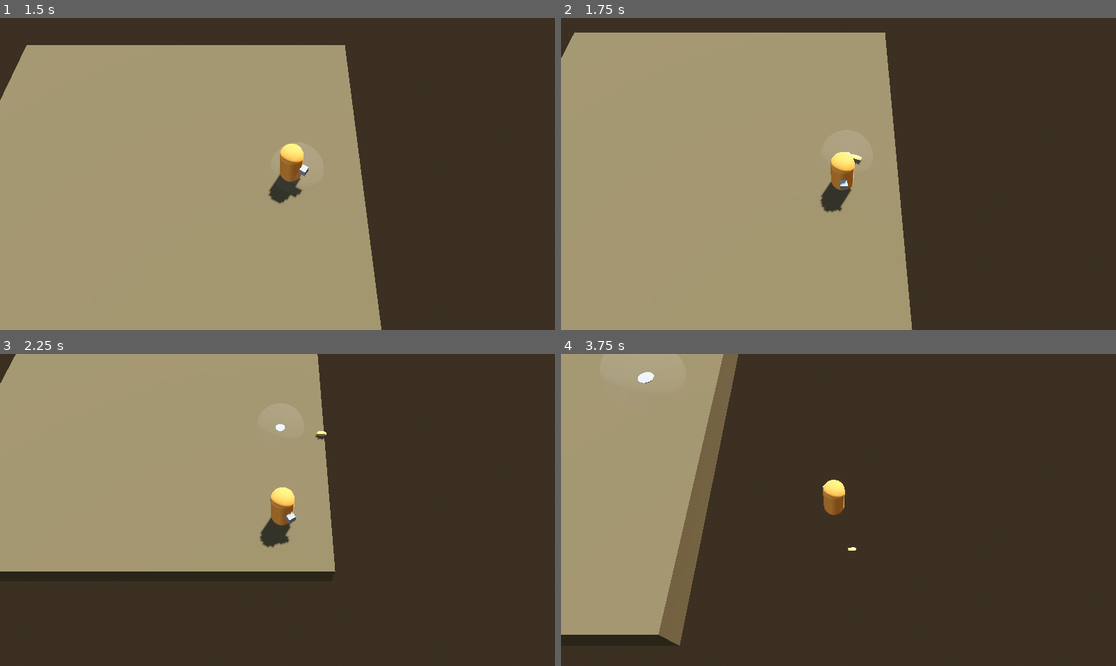
Above: before the commit, frames 1-4 (two rows, left to right).
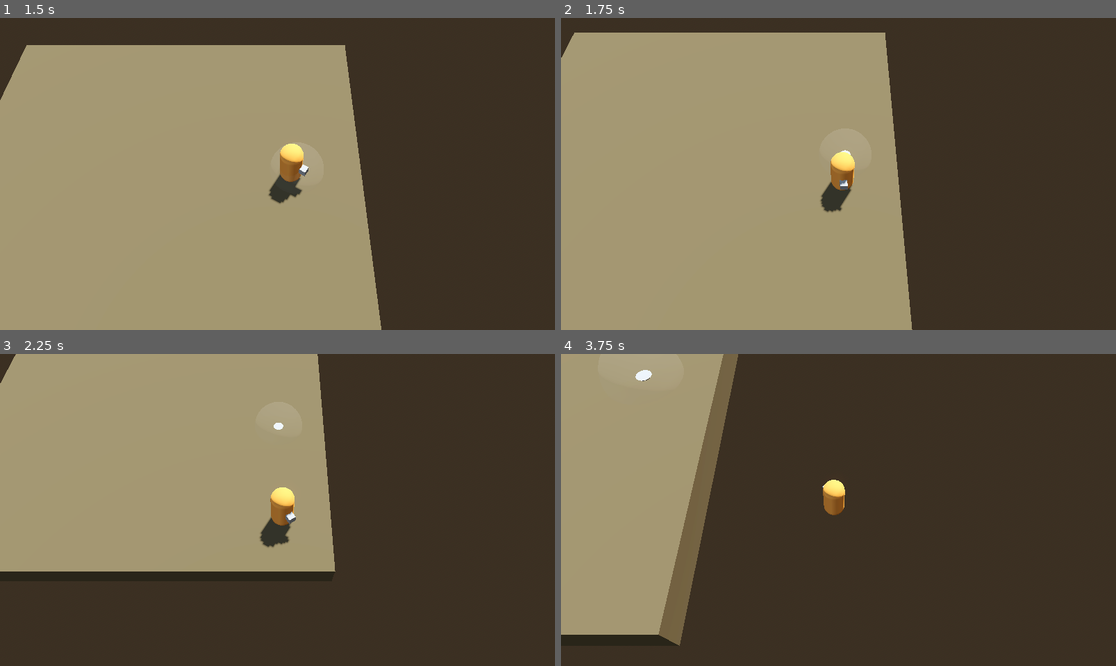
Above: after the commit, the same moments.

Repository: CFL-Helios/murphys-kitchen
Game: Godot game, scene res://levels/player_test.tscn
The game is run twice, just before and just after one commit, with the same random seed, the same clock (stepped at 60 frames per second) and the same inputs.
Inputs (mouse positions are in pixels of both pictures, inside the frame that each line leads up to):
- Up to frame 1 (1.5 s): tap Enter (ui_accept) at 0.5, 0.77 s; move the mouse to (399, 158) at 0.52 s; hold Right (move_right) 0.53-1.28 s; hold E (interact) 0.53-1.28 s; click (399, 158) at 0.67 s; move the mouse to (166, 189) at 1.27 s; hold Down (move_down) from 1.28 s (still down); tap Shift (sprint) at 1.35 s
- Up to frame 2 (1.75 s): keep holding Down (move_down); tap Enter (ui_accept) at 1.52 s
- Up to frame 3 (2.25 s): move the mouse to (333, 441) at 2.02 s; release Down (move_down) at 2.03 s; hold Right (move_right) from 2.03 s (still down); hold F from 2.03 s (still down)
- Up to frame 4 (3.75 s): move the mouse to (810, 572) at 2.77 s; release Right (move_right) at 2.78 s; release F at 2.78 s; hold W (move_up) 2.78-3.53 s; tap Q at 2.85 s; click (810, 572) at 2.92 s; tap Enter (ui_accept) at 3.02 s; move the mouse to (1005, 556) at 3.52 s; hold A (move_left) from 3.53 s (still down); tap Space at 3.6 s

Frame 1 is identical in both runs. In frame 2, less than 0.1% of the frame differs, in the area x 50-55%, y 42-47%; in frame 3, less than 0.1%; in frame 4, less than 0.1%, in the area x 13-54%, y 5-64%.

Commit message:
can pickup and kill cheese

Diff:
--- a/entities/pickup/FoodItem.tscn
+++ b/entities/pickup/food_item.tscn
@@ -1,4 +1,6 @@
-[gd_scene load_steps=4 format=3 uid="uid://ca3afvivsj2h0"]
+[gd_scene load_steps=5 format=3 uid="uid://ca3afvivsj2h0"]
+
+[ext_resource type="Script" uid="uid://cbik34dno3xba" path="res://scripts/food_item.gd" id="1_n3y6a"]
 
 [sub_resource type="StandardMaterial3D" id="StandardMaterial3D_rm78n"]
 albedo_color = Color(0.94, 0.76516, 0.3572, 1)
@@ -13,11 +15,14 @@
 height = 0.2
 radius = 0.1
 
-[node name="Food" type="Node3D"]
+[node name="Food" type="Node3D" groups=["Food Safe"]]
 
 [node name="FoodItem" type="RigidBody3D" parent="."]
 collision_layer = 4
 collision_mask = 7
+contact_monitor = true
+max_contacts_reported = 1
+script = ExtResource("1_n3y6a")
 
 [node name="FoodMesh" type="MeshInstance3D" parent="FoodItem"]
 mesh = SubResource("CylinderMesh_rm78n")
@@ -25,3 +30,5 @@
 
 [node name="FoodCollision" type="CollisionShape3D" parent="FoodItem"]
 shape = SubResource("CylinderShape3D_d2cix")
+
+[connection signal="body_entered" from="FoodItem" to="FoodItem" method="_on_body_entered"]
--- a/entities/pickup/pickup.tscn
+++ b/entities/pickup/pickup.tscn
@@ -1,7 +1,7 @@
 [gd_scene load_steps=5 format=3 uid="uid://dg30bh718u76n"]
 
 [ext_resource type="PackedScene" uid="uid://2aaoh2fber7h" path="res://entities/pickup/interaction_area.tscn" id="1_w2yne"]
-[ext_resource type="PackedScene" uid="uid://ca3afvivsj2h0" path="res://entities/pickup/FoodItem.tscn" id="2_w7cft"]
+[ext_resource type="PackedScene" uid="uid://ca3afvivsj2h0" path="res://entities/pickup/food_item.tscn" id="2_w7cft"]
 
 [sub_resource type="CylinderShape3D" id="CylinderShape3D_w2yne"]
 height = 0.05
@@ -15,7 +15,7 @@
 [node name="Pickup" type="Node3D"]
 metadata/_edit_group_ = true
 
-[node name="Plate" type="RigidBody3D" parent="."]
+[node name="Plate" type="RigidBody3D" parent="." groups=["Food Safe"]]
 collision_layer = 4
 collision_mask = 7
 axis_lock_angular_x = true
@@ -30,8 +30,10 @@
 gi_mode = 2
 mesh = SubResource("CylinderMesh_w7cft")
 
-[node name="InteractionArea2" parent="Plate" instance=ExtResource("1_w2yne")]
+[node name="InteractionArea" parent="Plate" node_paths=PackedStringArray("dish", "food") instance=ExtResource("1_w2yne")]
 is_pickup = true
+dish = NodePath("..")
+food = NodePath("../../Food")
 
 [node name="Food" parent="." instance=ExtResource("2_w7cft")]
 transform = Transform3D(1, 0, 0, 0, 1, 0, 0, 0, 1, 0, 0.101141, 0)
--- a/project.godot
+++ b/project.godot
@@ -27,6 +27,7 @@
 [global_group]
 
 Player=""
+"Food Safe"=""
 
 [input]
 
--- /dev/null
+++ b/scripts/food_item.gd
@@ -0,0 +1,7 @@
+extends RigidBody3D
+
+
+func _on_body_entered(body: Node) -> void:
+	print(body.name)
+	if body.is_in_group("Food Safe"): return
+	queue_free()
--- a/scripts/interaction_area.gd
+++ b/scripts/interaction_area.gd
@@ -2,7 +2,9 @@
 
 @export var action_name: String = "interact"
 @export var is_pickup: bool
-@export var pickup: RigidBody3D
+
+@export var dish: RigidBody3D
+@export var food : Node3D
 
 func _on_body_entered(body: Node3D) -> void:
 	if body.is_in_group("Player"):
--- a/scripts/interaction_manager.gd
+++ b/scripts/interaction_manager.gd
@@ -10,12 +10,10 @@
 var holding_object : bool = false
 
 func reg_area(area: InteractionArea):
-	print("add:" + area.name)
 	if area.is_pickup: active_pickups.push_back(area)
 	else: active_placements.push_back(area)
 
 func unreg_area(area: InteractionArea):
-	print("remove:" + area.name)
 	if area.is_pickup: active_pickups.erase(area)
 	else: active_placements.erase(area)
 
@@ -43,7 +41,6 @@
 		return
 
 	if holding_object:
-		print("dropping")
 		if active_placements.is_empty(): player.drop_pickup()
 		else: player.place_pickup(closest_placement.global_position)
 
@@ -51,8 +48,7 @@
 		closest_pickup = _get_closest(active_pickups)
 
 	elif not active_pickups.is_empty():
-		print("picking up")
-		player.take_pickup(closest_pickup.pickup)
+		player.take_pickup(closest_pickup.dish, closest_pickup.food)
 
 		holding_object = true
 		closest_placement = _get_closest(active_placements)
--- a/scripts/player_controller.gd
+++ b/scripts/player_controller.gd
@@ -33,8 +33,9 @@
 @export var input_sprint : String = "sprint"
 
 var move_speed : float = 0.0
-var held_object : Node3D
-var pickup : RigidBody3D
+
+var dish : RigidBody3D
+var food : Node3D
 
 ## IMPORTANT REFERENCES
 @onready var collider: CollisionShape3D = $PlayerCollider
@@ -70,7 +71,7 @@
 
 	# Use velocity to actually move
 	move_and_slide()
-	if pickup: pickup.global_position = pickup_socket.global_position
+	if dish: dish.global_position = pickup_socket.global_position
 
 func calculate_velocity():
 	var input_dir := Input.get_vector(input_left, input_right, input_forward, input_back)
@@ -95,18 +96,28 @@
 func has_moved() -> bool:
 	return velocity.length() > 0
 
-func take_pickup(new_pickup: RigidBody3D):
-	pickup = new_pickup
-	pickup.freeze = true
-	pickup.global_position = pickup_socket.global_position
+func take_pickup(new_dish: RigidBody3D, new_food: Node3D):
+	dish = new_dish
+	food = new_food
+
+	dish.freeze = true
+
+	var pos_diff = dish.global_position - pickup_socket.global_position
+	dish.global_position = pickup_socket.global_position
+	food.global_position -= pos_diff
 
 func drop_pickup():
 	place_pickup(drop_socket.global_position)
 
 func place_pickup(place_pos : Vector3):
-	pickup.freeze = false
-	pickup.global_position = place_pos
-	pickup = null
+	dish.freeze = false
+
+	var pos_diff = dish.global_position - place_pos
+	dish.global_position = place_pos
+	food.global_position -= pos_diff
+
+	dish = null
+	food = null
 
 ## Checks if some Input Actions haven't been created.
 ## Disables functionality accordingly.
Not shown, added: scripts/food_item.gd.uid
